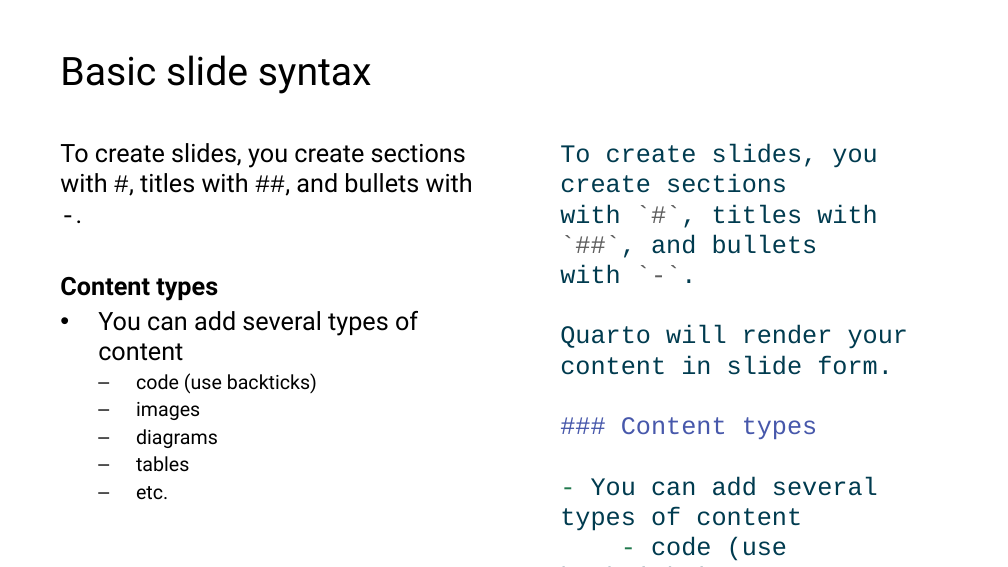
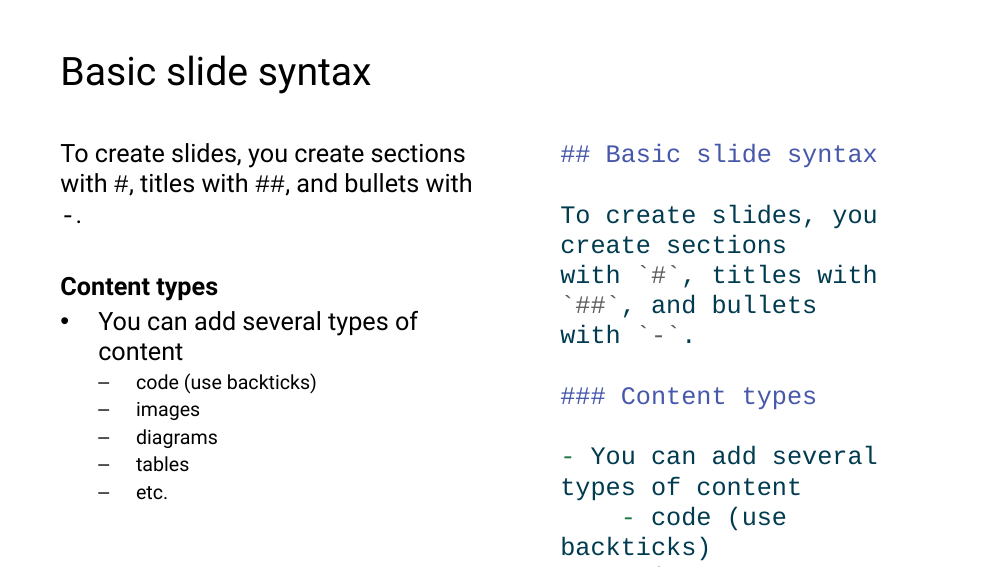
Before and after one commit to lucas-a-meyer/using-quarto, a slide deck: slide 17 of docs/presentation-orig.pptx. Drawn at 1008x567 pixels with LibreOffice and Linux fonts; fonts in the diff are those of the drawing. Boxes give left, top, right and bottom in pixels: in the first picture for what was removed or moved away, otherwise in the second. Text is boxed around its words. In the diff, an @@ line names an element or a change of style, - is before the commit and + after.

```diff
--- a/docs/presentation-orig.pptx
+++ b/docs/presentation-orig.pptx
@@ text at [560,144,878,561]: text changed @@
-To create slides, you create sections
-with `#`, titles with `##`, and bullets
-with `-`.
-Quarto will render your content in slide form.
-### Content types
-- You can add several types of content
-- code (use backticks)
-- images
-- diagrams
-- tables
-- etc.
+## Basic slide syntax
+To create slides, you create sections
+with `#`, titles with `##`, and bullets
+with `-`.
+### Content types
+- You can add several types of content
+- code (use backticks)
+- images
+- diagrams
+- tables
+- etc.
```
Also in this commit, not shown: 7 other files.
